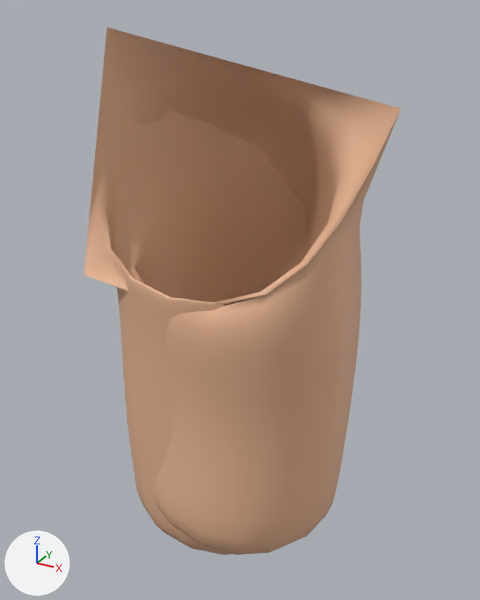
A saved change to the Blender file blender/player2.blend.
Camera for both pictures: a 50 mm lens placed at (0.666, -0.401, 0.554), pointed at (0.011, 0.788, -0.041). Every picture has the same lights, and +X, +Y and +Z are marked at lower left. The same objects are shown in both versions, whatever each file hides.

Objects in the first picture: 'tail_init.001'.
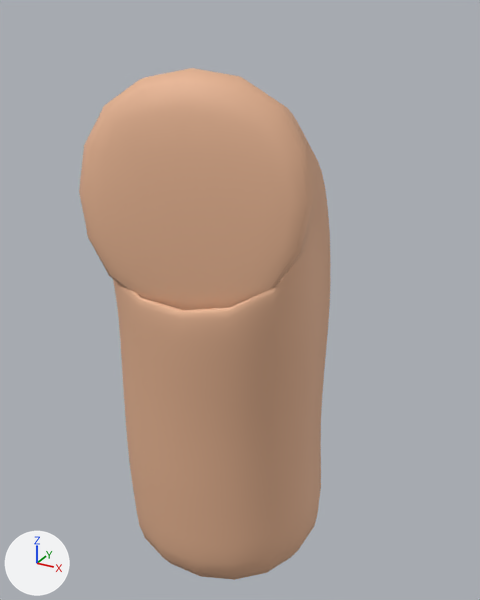
Location of each change, (x1, y1, x2, y2) in pixels of the pictures (480 x 600 px):
'tail_init.001', reshaped (21% narrower)
    before: (84, 27, 401, 555)
    after: (79, 68, 330, 580)

The change, as a list of edits to the scene's bpy script:
```text
Change me_cube_004:
    used by ob_tail_init_001; location = (-0.134, 0.0, 0.127)
    remove me_cube_004.from_pydata(...)  # 19 vertices, 0 faces, 18 loose edges; spans x 0.119..0.203, y 0.557..0.821, z -0.779..0.147
    add me_cube_004.from_pydata(...)  # 27 vertices, 0 faces, 23 loose edges; spans x 0.12..0.2, y 0.55..0.814, z -0.843..0.124
    me_cube_004 part 1: the whole mesh is rebuilt
```
